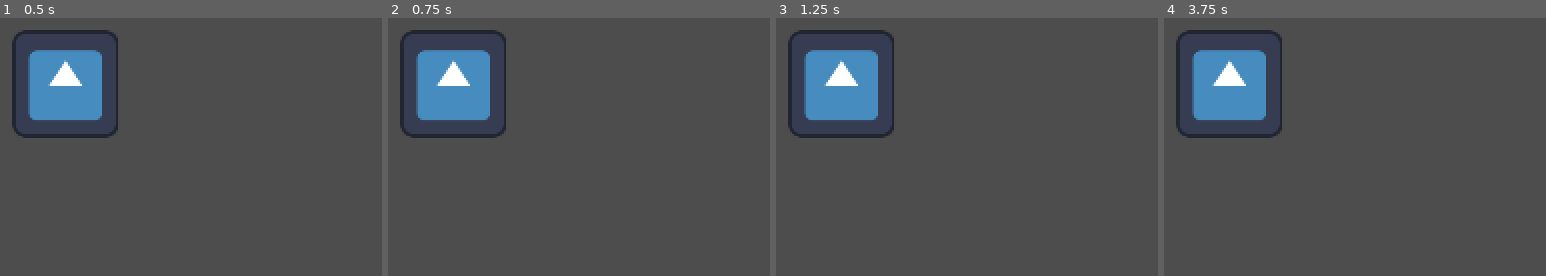
Above: before the commit, frames 1-4 (left to right).
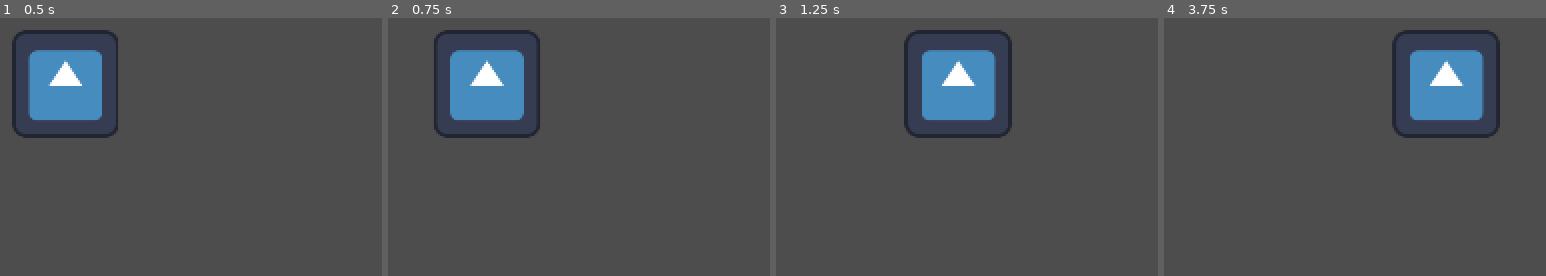
Above: after the commit, the same moments.

Repository: nporposoft/loot-goblin
Game: Godot game, scene res://test_dungeon.tscn
Two runs of this game, one before a commit and one after it. Both use one fixed random seed, a clock stepped at 60 frames per second and the inputs below. The engine's default icon, where the game draws it, is replaced by a stand-in: a white triangle on a blue panel in a dark square.
Inputs (mouse positions are in pixels of both pictures, inside the frame that each line leads up to):
- Up to frame 1 (0.5 s): no input
- Up to frame 2 (0.75 s): tap Enter at 0.5 s; move the mouse to (outside the picture) at 0.52 s; hold D (move_right, bound only after the commit) from 0.53 s (still down)
- Up to frame 3 (1.25 s): keep holding D (move_right, bound only after the commit)
- Up to frame 4 (3.75 s): move the mouse to (outside the picture) at 1.27 s; release D (move_right, bound only after the commit) at 1.28 s; hold S (move_down, bound only after the commit) 1.28-2.03 s; move the mouse to (outside the picture) at 2.02 s; hold D (move_right, bound only after the commit) 2.03-2.78 s; move the mouse to (outside the picture) at 2.77 s; hold W (move_up, bound only after the commit) 2.78-3.53 s; move the mouse to (outside the picture) at 3.52 s; hold A (move_left, bound only after the commit) from 3.53 s (still down)

Frame 1 is identical in both runs. In frame 2, 7.1% of the frame differs, in the area x 3-40%, y 4-47%; in frame 3, 13%; in frame 4, 14%, in the area x 3-88%, y 4-47%.

Commit message:
basic player controller

Diff:
--- /dev/null
+++ b/characters/action.gd
@@ -0,0 +1,17 @@
+extends Object
+
+# Action is used by controllers to interact with characters.
+# Specifically -- player controller can pass to the player character,
+# AI controller can pass to AI characters, etc.
+class_name Action
+
+enum InteractionType {
+	NONE,
+	TRIGGER, # doors, buttons, etc.
+}
+
+var move_input: Vector2 = Vector2.ZERO
+var aim_direction: Vector2 = Vector2.ZERO
+
+var interact_target: Interactable = null
+var interact_type: InteractionType = InteractionType.NONE
--- a/characters/character.gd
+++ b/characters/character.gd
@@ -1,3 +1,34 @@
 extends Node2D
 
 class_name Character
+
+@export var move_speed: float = 200.0
+
+var _last_action: Action = null
+
+
+func act(action: Action) -> void:
+	_last_action = action
+
+
+func _process(delta_time: float) -> void:
+	# NOTE: is it a good idea to separate processing from action? seems maybe okay
+	# but there might be some async weirdness?
+	if is_instance_valid(_last_action):
+		_process_movement(_last_action.move_input, delta_time)
+		_process_aiming(_last_action.aim_direction)
+		_process_interaction(_last_action.interact_target)
+
+
+func _process_movement(move_input: Vector2, delta_time: float) -> void:
+	if move_input != Vector2.ZERO:
+		var movement = move_input * move_speed * delta_time
+		position += movement
+
+
+func _process_aiming(_aim_direction: Vector2) -> void:
+	pass
+
+
+func _process_interaction(_interact_target: Interactable) -> void:
+	pass
--- /dev/null
+++ b/interactable/interactable.gd
@@ -0,0 +1,3 @@
+extends Node
+
+class_name Interactable
--- a/player/player_character_controller.gd
+++ b/player/player_character_controller.gd
@@ -3,3 +3,40 @@
 class_name PlayerCharacterController
 
 @export var _character: Character = null
+
+
+func _process(_delta_time: float) -> void:
+	if not _should_process():
+		return
+
+	var action = Action.new()
+	action.move_input = _get_move_input()
+	action.aim_direction = _get_aim_direction()
+	_character.act(action)
+
+
+func _should_process() -> bool:
+	return is_instance_valid(_character)
+
+
+func _get_move_input() -> Vector2:
+	var move_input: Vector2
+	move_input.x = Input.get_action_strength("move_right") - Input.get_action_strength("move_left")
+	move_input.y = Input.get_action_strength("move_down") - Input.get_action_strength("move_up")
+	return move_input.normalized()
+
+
+func _get_aim_direction() -> Vector2:
+	if _is_mouse_aiming():
+		var mouse_position = get_viewport().get_mouse_position()
+		return (mouse_position - _character.global_position).normalized()
+	else:
+		var aim_input: Vector2
+		aim_input.x = Input.get_action_strength("aim_right") - Input.get_action_strength("aim_left")
+		aim_input.y = Input.get_action_strength("aim_down") - Input.get_action_strength("aim_up")
+		return aim_input.normalized()
+
+
+func _is_mouse_aiming() -> bool:
+	# todo maybe?
+	return true
--- a/project.godot
+++ b/project.godot
@@ -21,6 +21,37 @@
 window/size/viewport_height=1080
 window/stretch/mode="viewport"
 
+[input]
+
+move_left={
+"deadzone": 0.2,
+"events": [Object(InputEventKey,"resource_local_to_scene":false,"resource_name":"","device":-1,"window_id":0,"alt_pressed":false,"shift_pressed":false,"ctrl_pressed":false,"meta_pressed":false,"pressed":false,"keycode":0,"physical_keycode":65,"key_label":0,"unicode":97,"location":0,"echo":false,"script":null)
+, Object(InputEventKey,"resource_local_to_scene":false,"resource_name":"","device":-1,"window_id":0,"alt_pressed":false,"shift_pressed":false,"ctrl_pressed":false,"meta_pressed":false,"pressed":false,"keycode":0,"physical_keycode":4194319,"key_label":0,"unicode":0,"location":0,"echo":false,"script":null)
+, Object(InputEventJoypadMotion,"resource_local_to_scene":false,"resource_name":"","device":-1,"axis":0,"axis_value":-1.0,"script":null)
+]
+}
+move_right={
+"deadzone": 0.2,
+"events": [Object(InputEventKey,"resource_local_to_scene":false,"resource_name":"","device":-1,"window_id":0,"alt_pressed":false,"shift_pressed":false,"ctrl_pressed":false,"meta_pressed":false,"pressed":false,"keycode":0,"physical_keycode":68,"key_label":0,"unicode":100,"location":0,"echo":false,"script":null)
+, Object(InputEventKey,"resource_local_to_scene":false,"resource_name":"","device":-1,"window_id":0,"alt_pressed":false,"shift_pressed":false,"ctrl_pressed":false,"meta_pressed":false,"pressed":false,"keycode":0,"physical_keycode":4194321,"key_label":0,"unicode":0,"location":0,"echo":false,"script":null)
+, Object(InputEventJoypadMotion,"resource_local_to_scene":false,"resource_name":"","device":-1,"axis":0,"axis_value":1.0,"script":null)
+]
+}
+move_up={
+"deadzone": 0.2,
+"events": [Object(InputEventKey,"resource_local_to_scene":false,"resource_name":"","device":-1,"window_id":0,"alt_pressed":false,"shift_pressed":false,"ctrl_pressed":false,"meta_pressed":false,"pressed":false,"keycode":0,"physical_keycode":87,"key_label":0,"unicode":119,"location":0,"echo":false,"script":null)
+, Object(InputEventKey,"resource_local_to_scene":false,"resource_name":"","device":-1,"window_id":0,"alt_pressed":false,"shift_pressed":false,"ctrl_pressed":false,"meta_pressed":false,"pressed":false,"keycode":0,"physical_keycode":4194320,"key_label":0,"unicode":0,"location":0,"echo":false,"script":null)
+, Object(InputEventJoypadMotion,"resource_local_to_scene":false,"resource_name":"","device":-1,"axis":1,"axis_value":-1.0,"script":null)
+]
+}
+move_down={
+"deadzone": 0.2,
+"events": [Object(InputEventKey,"resource_local_to_scene":false,"resource_name":"","device":-1,"window_id":0,"alt_pressed":false,"shift_pressed":false,"ctrl_pressed":false,"meta_pressed":false,"pressed":false,"keycode":0,"physical_keycode":83,"key_label":0,"unicode":115,"location":0,"echo":false,"script":null)
+, Object(InputEventKey,"resource_local_to_scene":false,"resource_name":"","device":-1,"window_id":0,"alt_pressed":false,"shift_pressed":false,"ctrl_pressed":false,"meta_pressed":false,"pressed":false,"keycode":0,"physical_keycode":4194322,"key_label":0,"unicode":0,"location":0,"echo":false,"script":null)
+, Object(InputEventJoypadMotion,"resource_local_to_scene":false,"resource_name":"","device":-1,"axis":1,"axis_value":1.0,"script":null)
+]
+}
+
 [rendering]
 
 renderer/rendering_method="gl_compatibility"
Not shown, added: characters/action.gd.uid
Not shown, added: interactable/interactable.gd.uid
